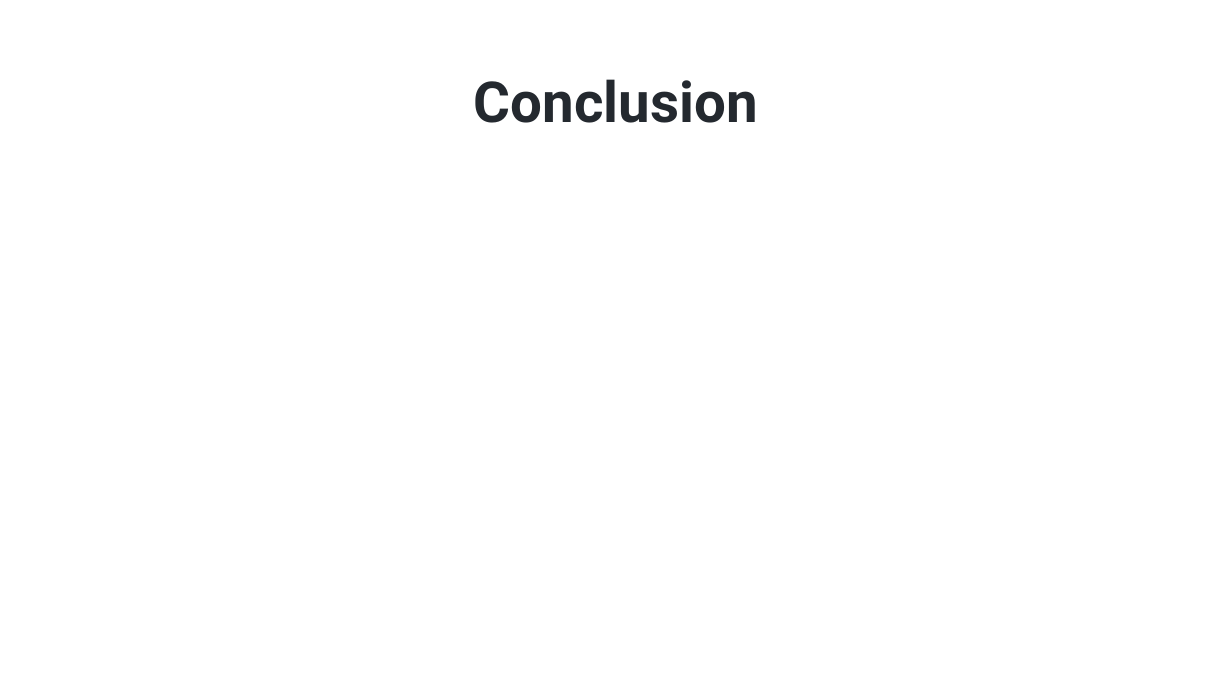
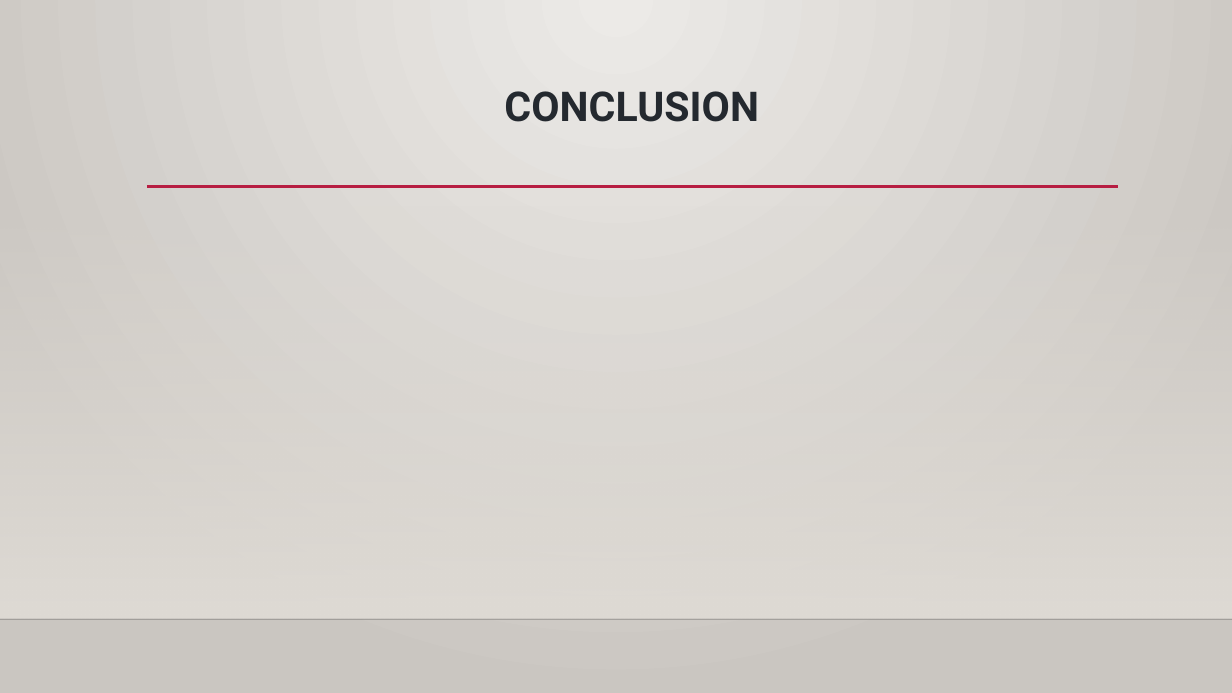
Before and after one commit to CervaRamiGomez/Exploratory_Analysis_of_Dating_Applications, a slide deck: slide 19 of Exploratory Analysis of Dating Applications.pptx. Drawn at 1232x693 pixels with LibreOffice and Linux fonts; fonts in the diff are those of the drawing; background and template pictures are left out. Boxes give left, top, right and bottom in pixels: in the first picture for what was removed or moved away, otherwise in the second. Text is boxed around its words. In the diff, an @@ line names an element or a change of style, - is before the commit and + after.

```diff
--- a/Exploratory Analysis of Dating Applications.pptx
+++ b/Exploratory Analysis of Dating Applications.pptx
@@ background #FFFFFF to gradient #ECEAE7 to #CAC7C1 @@
@@ title "CONCLUSION" at [504,91,759,122]: vertical alignment middle to top @@
@@ title at [504,91,759,122]: text changed; size 44 to 32 pt @@
-Conclusion
+CONCLUSION
@@ rectangle added at [0,204,1232,619], fill gradient #DFDBD5 @@
@@ line added from (147, 187) to (1118, 187), #B71E42 2.5 pt @@
@@ line added from (0, 619) to (1232, 619), #000001 1 pt @@
```
Also in this commit, not shown: 14 other slides changed, 5 slides added, 5 slides removed.
